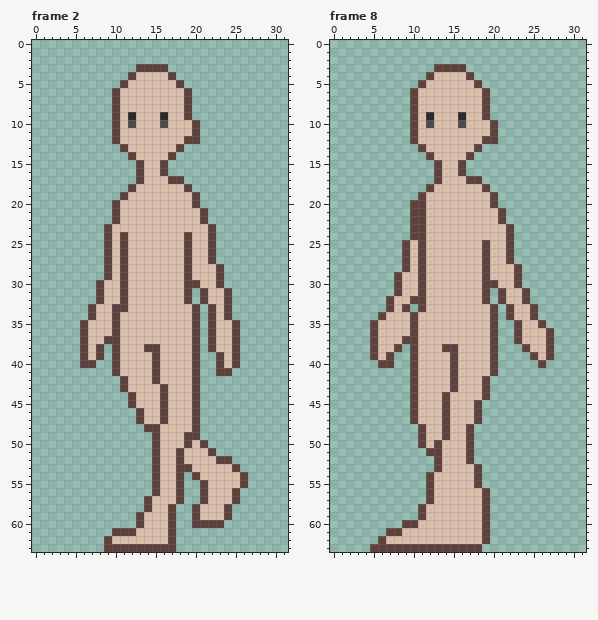
Pixel-art file -- assets/art/characters/asprite/fey-walkcycle.aseprite. This is how it looked before the edit.
32x64 pixels, 8 frames. Shown: frame 2, frame 8.
New version:
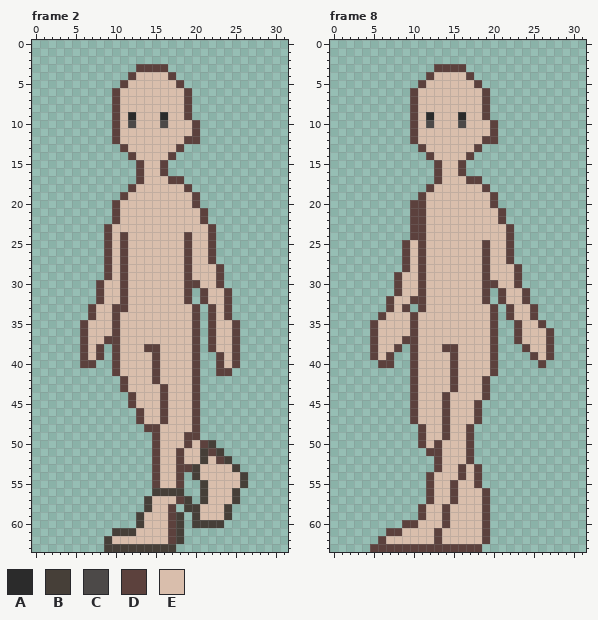
Palette (. is transparent): A #2b2b2b  B #463f38  C #4c4948  D #5c413d  E #d9beac
Difference:
--- frame 2, layer "boots"
@@ x 7..28 @@
 49 ........DEEEDD........
-50 ........DEEEDED.......
-51 ........DEEDEEED......
-52 ........DEEDEEEEDD....
-53 ........DEEDDEEEEED...
-54 ........DEED.DEEEEED..
-55 ........DEED..DEEEED..
-56 ........DEED..DEEED...
-57 .......DEEED..DEEED...
-58 .......DEED..DEEED....
-59 ......DEEED..DEEED....
-60 ......DEEED..DDDD.....
-61 ...DDDEEEED...........
-62 ..DEEEEEEED...........
-63 ..DDDDDDDDD...........
+50 ........DEEEDEDB......
+51 ........DEEDEEBDB.....
+52 ........DEEDEEBEDB....
+53 ........DEEDDBEEEEB...
+54 ........DEED.BEEEEEB..
+55 ........DEED..BEEEEB..
+56 ........BBBB..BEEEB...
+57 .......BEEEDB.BEEEB...
+58 .......BEED.BBEEEB....
+59 ......BEEEDB.BEEEB....
+60 ......BEEEDB.BBBB.....
+61 ...BBBEEEEDB..........
+62 ..BEEEEEEEDB..........
+63 ..BBBBBBBBB...........
--- frame 8, layer "skin-outline"
@@ x 11..18 @@
 52 ..DEEED.
-53 ..DEEEED
-54 .DEEEEED
-55 .DEEEEED
-56 .DEEEEEE
-57 .DEEEEEE
-58 DEEEEEEE
-59 DEEEEEEE
-60 EEEEEEEE
-61 EEEEEEEE
-62 EEEEEEEE
+53 ..DEEDED
+54 .DEEEDED
+55 .DEEDEED
+56 .DEEDEEE
+57 .DEEDEEE
+58 DEEDEEEE
+59 DEEDEEEE
+60 EEEDEEEE
+61 EEDEEEEE
+62 EEDEEEEE
 63 DDDDDDDD
Changed places in both pictures, as pixel boxes (x1, y1, x2, y2):
changed: (104, 440, 248, 552)
changed: (434, 464, 466, 544)
